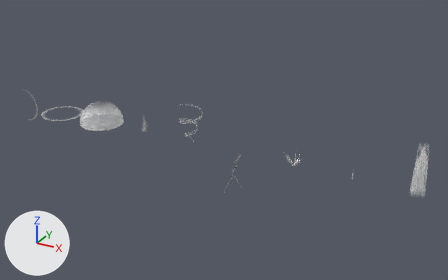
Before and after pictures for a commit that changed the Blender file art/SpikeRushFX.blend.
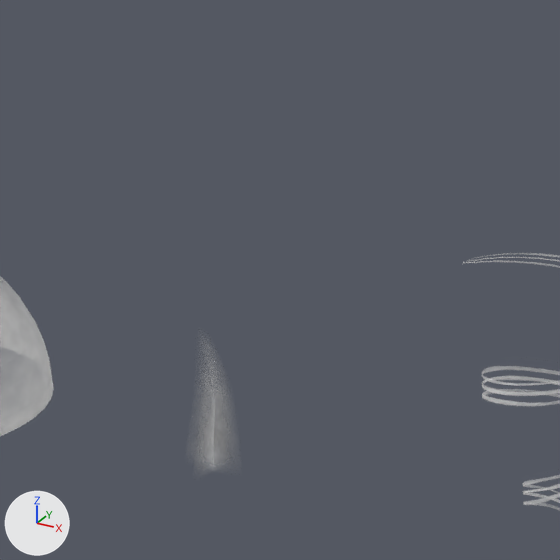
The first picture shows the older version from a camera (50 mm lens) standing at (113.1, -103.4, 54.1) and looking at (50.7, 10.1, -2.7). The close-ups show the older and then the newer version on the part from 26% to 42% of the width and 25% to 51% of the height of that picture. Only the edits that show in the close-ups are written down. Every picture has the same lights, and +X, +Y and +Z are marked at lower left.

The first close-up shows 'FX_Dome', 'FX_Spiral' and 1 more.
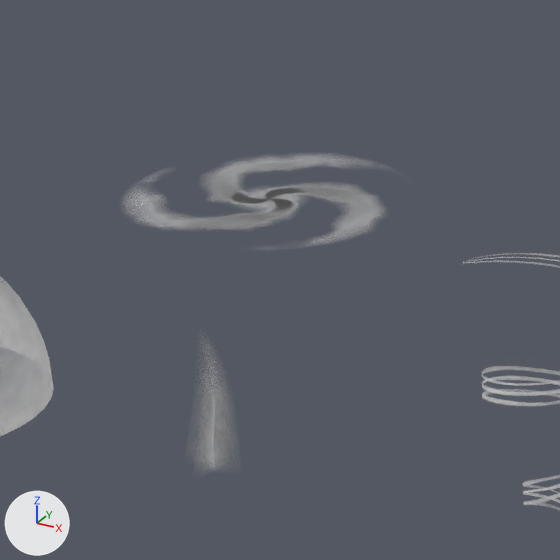
The edits, one by one:
Picture 'fx_vortex.png' (img_fx_vortex_png) is new.
Material 'M_fx_vortex' (mat_m_fx_vortex) is new.
Its texture is img_fx_vortex_png (with its transparency).
Mesh me_fx_vortex is new.
It has 98 vertices, 96 faces and spans x -5.0..5.0, y -5.0..5.0, z 0.0.
It uses material mat_m_fx_vortex (picture img_fx_vortex_png).
Object 'FX_Vortex' (ob_fx_vortex) is new; it shows me_fx_vortex.
Its location is (24.0, 20.0, 0.0).
It gains a TRIANGULATE modifier named 'Tri'.

Boxes [x1, y1, x2, y2] around the edits, measured in the close-ups (560 x 560 px):
'FX_Vortex', added
    after: [150, 159, 377, 228]
